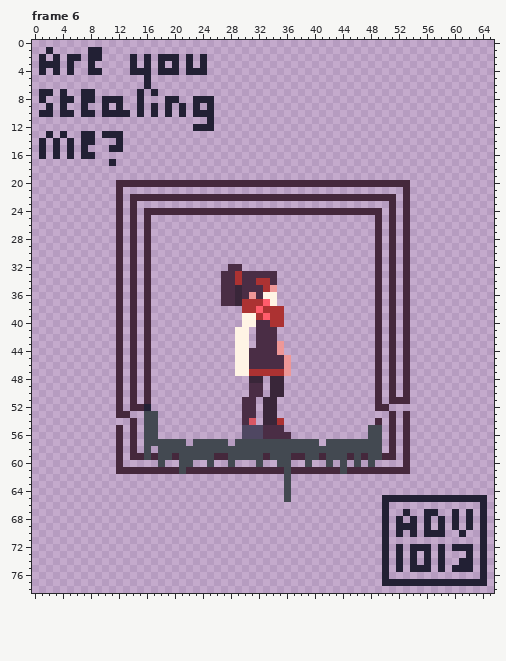
Edited in one commit: animated GIF sprite (landing.gif). This is how it looked before the edit.
The file is 264x316 pixels, drawn in blocks of 4x4; one block is one cell here. Shown: frame 6. The commit also changed other frames, which this record leaves out.
Now the later version:
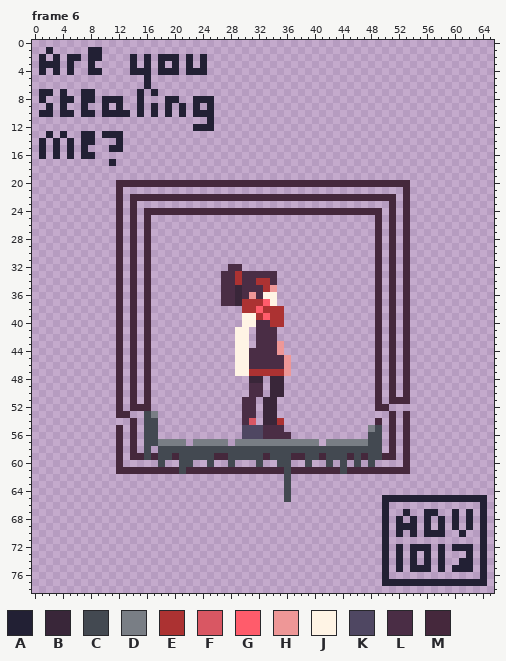
Palette (. is transparent): A #222034  B #392639  C #434951  D #797e85  E #ac3232  F #d95763  G #ff5c6b  H #ee9797  J #fff4e5  K #4f4762  L #4a2d45  M #45283c
Change:
Frame 6:
y 52: x 16 A -> M
y 53: x 17 C -> D
y 55: x 48 C -> D
y 57: x 18..21 CCCC -> DDDD; x 23..27 CCCCC -> DDDDD; x 29..40 CCCCCCCCCCCC -> DDDDDDDDDDDD; x 42..47 CCCCCC -> DDDDDD
Where, in picture pixels (left, top, right, bottom), the same in both pictures:
changed: (144, 404, 158, 418)
changed: (158, 425, 375, 446)
